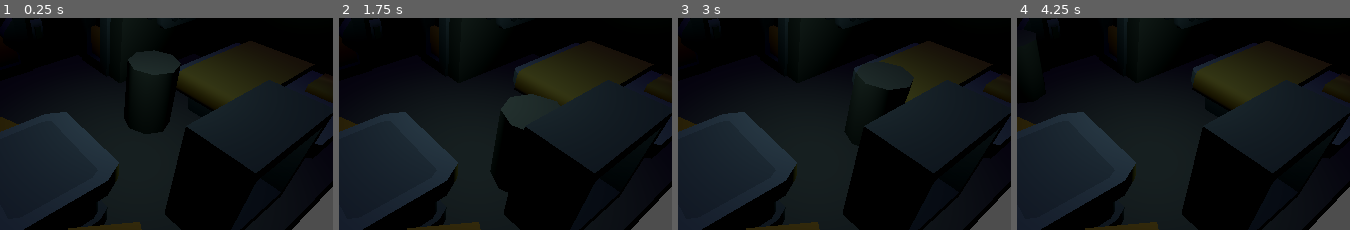
Above: before the commit, frames 1-4 (left to right).
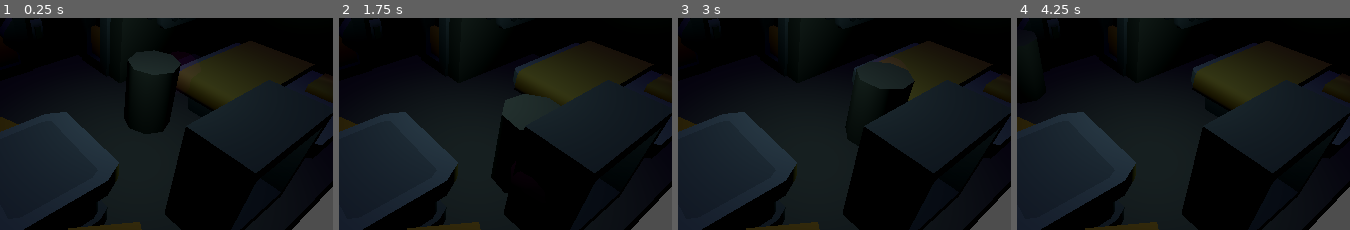
Above: after the commit, the same moments.

Repository: mr-universe-guy/CatCoder
Game: Godot game, scene res://scenes/Apartment.tscn
Same seed, same stepped clock (60 frames per second), same inputs: the game is played once before the commit and once after it.
Inputs:
- Up to frame 1 (0.25 s): no input
- Up to frame 2 (1.75 s): tap Enter at 0.5 s; hold D (move_right) 0.53-1.28 s; tap Space at 1.25 s; hold S (move_back) from 1.28 s (still down)
- Up to frame 3 (3 s): release S (move_back) at 2.03 s; hold D (move_right) 2.03-2.78 s; tap Enter at 2.75 s; hold W (move_forward) from 2.78 s (still down)
- Up to frame 4 (4.25 s): release W (move_forward) at 3.53 s; hold A (move_left) from 3.53 s (still down)
The pictures show only the part of the screen within x 25-75%, y 23-72%; the shares and areas given below are measured in that part.

The runs differ from the first frame. In frame 2, 0.2% of the frame differs, in the area x 45-66%, y 35-83%; in frame 3, 0.1%; in frame 4, less than 0.1%.

Commit message:
Neoetta script re-named to player Added rotation to the player movement Added detectable interactables. Interactions not yet implemented.

Diff:
--- a/assets/wall_switch.tscn
+++ b/assets/wall_switch.tscn
@@ -1,12 +1,26 @@
 [gd_scene format=3 uid="uid://7ui0gtt3sefe"]
 
 [ext_resource type="PackedScene" uid="uid://bumb8mavl0b65" path="res://assets/kenney/space_station/wall-switch.glb" id="1_mkgmv"]
+[ext_resource type="Script" uid="uid://bom6hplwg7yvh" path="res://scripts/interactable.gd" id="2_1tbwk"]
 
 [sub_resource type="BoxMesh" id="BoxMesh_mkgmv"]
 size = Vector3(0.15, 0.3, 0.2)
 
-[node name="wall-switch2" unique_id=337373988 instance=ExtResource("1_mkgmv")]
+[sub_resource type="BoxShape3D" id="BoxShape3D_mkgmv"]
+size = Vector3(0.3408203, 0.5999756, 0.4814453)
+
+[node name="wall-switch" unique_id=337373988 instance=ExtResource("1_mkgmv")]
 
 [node name="MeshInstance3D" type="MeshInstance3D" parent="." index="1" unique_id=974426860]
 transform = Transform3D(1, 0, 0, 0, 1, 0, 0, 0, 1, 0, 0.30438924, 0)
 mesh = SubResource("BoxMesh_mkgmv")
+
+[node name="Area3D" type="Area3D" parent="." index="2" unique_id=1373948292]
+collision_layer = 4
+collision_mask = 4
+script = ExtResource("2_1tbwk")
+display_text = "Switch"
+
+[node name="CollisionShape3D" type="CollisionShape3D" parent="Area3D" index="0" unique_id=680622288]
+transform = Transform3D(1, 0, 0, 0, 1, 0, 0, 0, 1, 0, 0.2941387, 0)
+shape = SubResource("BoxShape3D_mkgmv")
--- a/mobs/neoetta.tscn
+++ b/mobs/neoetta.tscn
@@ -1,18 +1,42 @@
 [gd_scene format=3 uid="uid://btk7uhu55a7ki"]
 
-[ext_resource type="Script" uid="uid://b1ktbbb7owuma" path="res://mobs/neoetta.gd" id="1_hyw2a"]
+[ext_resource type="Script" uid="uid://b1ktbbb7owuma" path="res://mobs/player.gd" id="1_hyw2a"]
 
 [sub_resource type="CapsuleShape3D" id="CapsuleShape3D_pfxeq"]
 radius = 0.4
 height = 1.4
 
+[sub_resource type="SphereShape3D" id="SphereShape3D_hyw2a"]
+
+[sub_resource type="StandardMaterial3D" id="StandardMaterial3D_ymn04"]
+transparency = 1
+blend_mode = 1
+albedo_color = Color(0.9365926, 1.5786887e-05, 0.62527496, 0.2509804)
+
 [node name="Neoetta" type="CharacterBody3D" unique_id=619864078]
+collision_layer = 2
 script = ExtResource("1_hyw2a")
 
 [node name="CollisionShape3D" type="CollisionShape3D" parent="." unique_id=509073303]
 transform = Transform3D(1, 0, 0, 0, 1, 0, 0, 0, 1, 0, 0.7, 0)
 shape = SubResource("CapsuleShape3D_pfxeq")
 
-[node name="CSGCylinder3D" type="CSGCylinder3D" parent="." unique_id=818511290]
+[node name="Vis" type="CSGCylinder3D" parent="." unique_id=818511290]
 transform = Transform3D(1, 0, 0, 0, 1, 0, 0, 0, 1, 0, 0.7, 0)
 height = 1.4
+
+[node name="InteractArea" type="Area3D" parent="." unique_id=1133778851]
+collision_layer = 4
+collision_mask = 4
+
+[node name="InteractShape" type="CollisionShape3D" parent="InteractArea" unique_id=1515537742]
+transform = Transform3D(1, 0, 0, 0, 1, 0, 0, 0, 1, 0, 0.838024, -0.7934911)
+shape = SubResource("SphereShape3D_hyw2a")
+
+[node name="InteractVis" type="CSGSphere3D" parent="InteractArea/InteractShape" unique_id=1327912]
+material = SubResource("StandardMaterial3D_ymn04")
+
+[connection signal="area_entered" from="InteractArea" to="." method="_on_interact_entered"]
+[connection signal="area_exited" from="InteractArea" to="." method="_on_interact_exited"]
+[connection signal="body_entered" from="InteractArea" to="." method="_on_interact_entered"]
+[connection signal="body_exited" from="InteractArea" to="." method="_on_interact_exited"]
--- a/mobs/neoetta.gd
+++ b/mobs/player.gd
@@ -1,3 +1,4 @@
+class_name Player
 extends CharacterBody3D
 
 
@@ -8,19 +9,41 @@
 func _physics_process(delta: float) -> void:
 	#get the active camera
 	var cam: Camera3D = get_viewport().get_camera_3d()
+
+	_process_movement(delta, cam)
+
+
+func _process_movement(delta: float, cam: Camera3D) -> void:
 	#get camera facing
 	var cam_fwd := cam.global_transform.basis.z
 	var cam_right := cam.global_transform.basis.x
 	var fwd := cam_fwd.normalized()
 	var right := cam_right.normalized()
+
 	#user input
 	var input_dir := Input.get_vector("move_left", "move_right", "move_forward", "move_back")
 	var direction := (fwd * input_dir.y) + (right * input_dir.x)
+
 	if direction:
 		velocity.x = direction.x * SPEED
 		velocity.z = direction.z * SPEED
+
+		##face direction
+		var heading := atan2(direction.x, -direction.z)
+		var heading_rot := Basis.from_euler(Vector3(0, -heading, 0))
+		global_basis = global_basis.slerp(heading_rot, 0.1)
 	else:
 		velocity.x = move_toward(velocity.x, 0, SPEED)
 		velocity.z = move_toward(velocity.z, 0, SPEED)
 
 	move_and_slide()
+
+
+func _on_interact_entered(other: Node3D) -> void:
+	if other is Interactable:
+		var target := other as Interactable
+		print("%s" % target.display_text)
+
+
+func _on_interact_exited(other: Node3D) -> void:
+	pass
--- /dev/null
+++ b/scripts/interactable.gd
@@ -0,0 +1,12 @@
+class_name Interactable
+extends Node3D
+
+## emitted when a player interacts with this object
+signal interacted(player: Player)
+
+## text to display above the object when the player is targetting it
+@export var display_text: String = ""
+
+## called by the player when the press the interact button with this object targetted
+func interact(player: Player) -> void:
+	interacted.emit(player)
Renamed: mobs/neoetta.gd.uid -> mobs/player.gd.uid
Not shown, added: scripts/interactable.gd.uid
